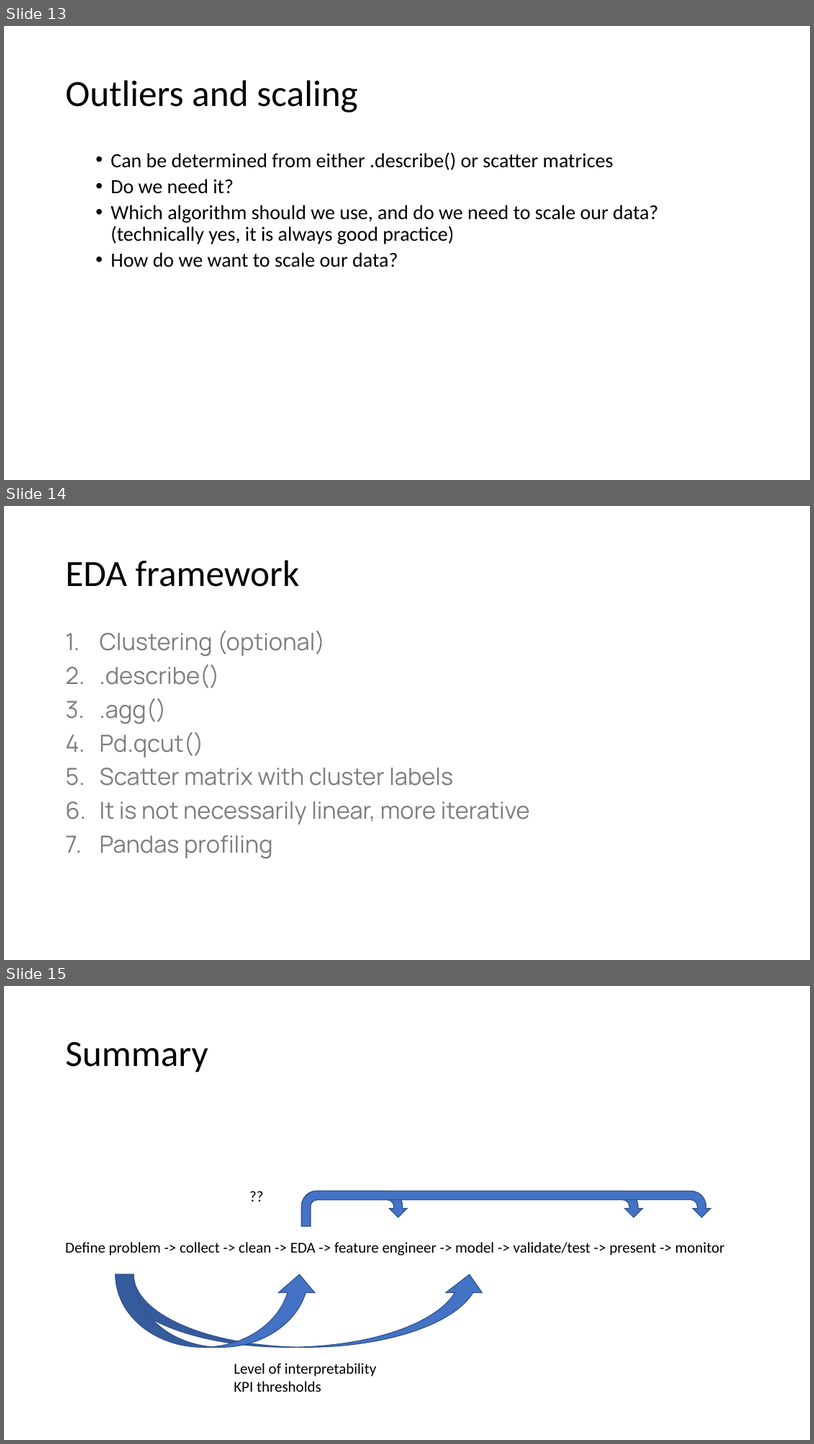
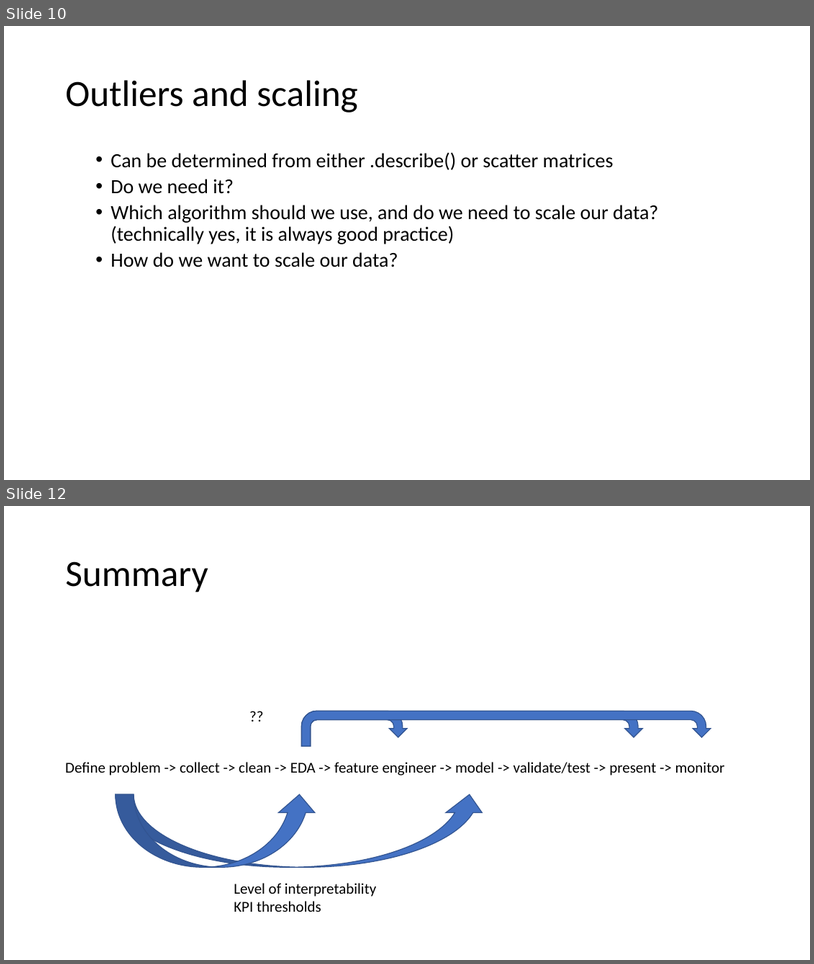
Before and after one commit to jtsw1990/datascience-eda-prezo, a slide deck: Problem Formulation & EDA.pptx. Shown one above the other, each under a label of ours: slides 13, 14 and 15 before the commit, slides 10 and 12 after it; the slides between them are not shown. The pictures are 814x1444 and 814x964 pixels, drawn with LibreOffice and Linux fonts; fonts in the diff are those of the drawing. Boxes give left, top, right and bottom in pixels: in the first picture for what was removed or moved away, otherwise in the second. Text is boxed around its words. In the diff, an @@ line names an element or a change of style, - is before the commit and + after.

```diff
--- a/Problem Formulation & EDA.pptx
+++ b/Problem Formulation & EDA.pptx
@@ slide 14 removed at (4,506,810,960), background #FFFFFF @@
@@ title removed at (65,560,300,587) @@
-EDA framework
@@ text removed at (100,631,530,859) @@
-1. Clustering (optional)
-2. .describe()
-3. .agg()
-4. Pd.qcut()
-5. Scatter matrix with cluster labels
-6. It is not necessarily linear, more iterative
-7. Pandas profiling
@@ what was slide 13 is now slide 10 @@
@@ what was slide 15 is now slide 12 @@
```
Also in this commit, not shown: 2 slides added, 4 other slides removed, 3 other files.
